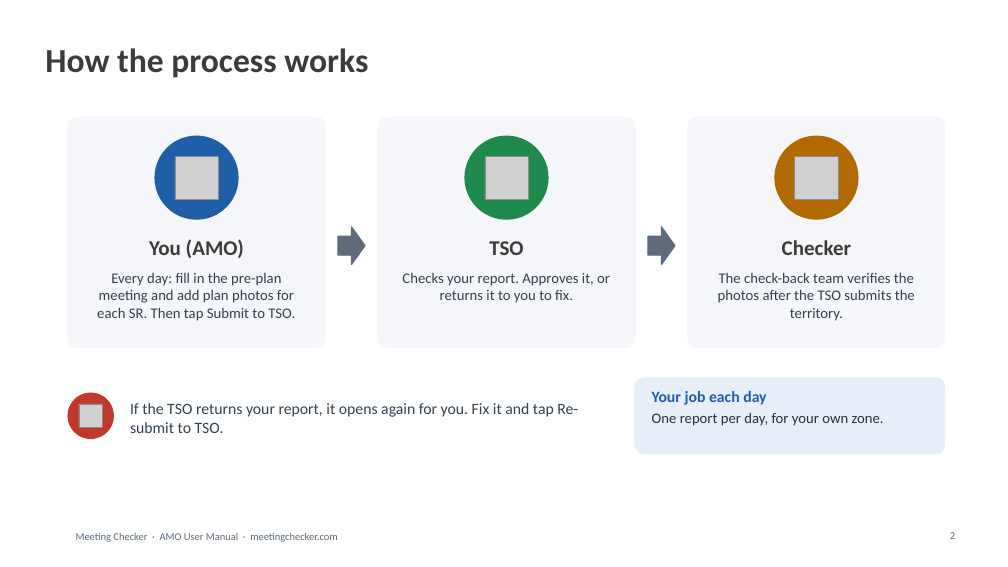
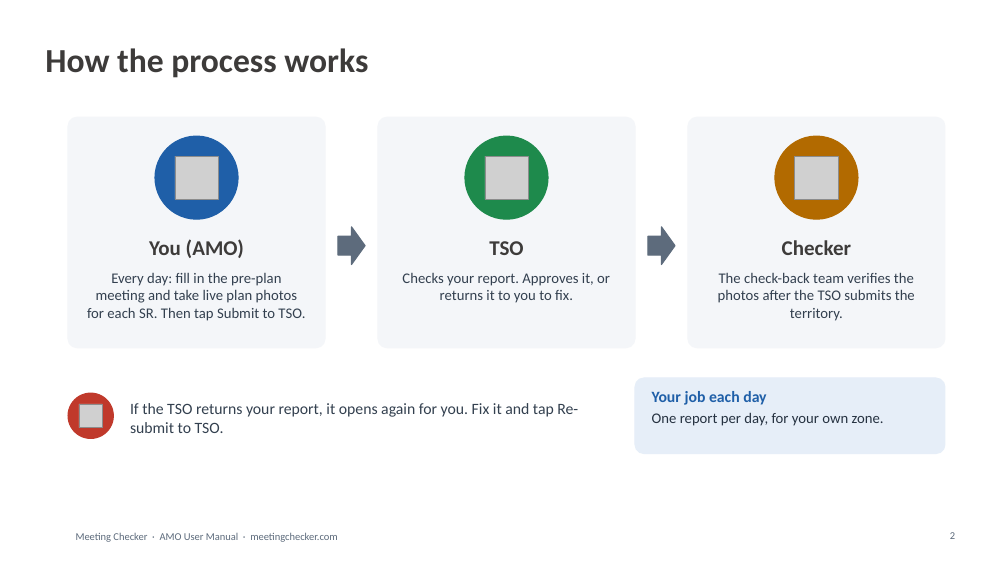
Before and after one commit to asefameerador96-ctrl/Meeting-Checker, a slide deck: slide 2 of docs/user-manuals/Meeting_Checker_AMO_User_Manual.pptx. Drawn at 1008x567 pixels with LibreOffice and Linux fonts; fonts in the diff are those of the drawing; grey boxes stand for pictures; background and template pictures are left out. Boxes give left, top, right and bottom in pixels: in the first picture for what was removed or moved away, otherwise in the second. Text is boxed around its words. In the diff, an @@ line names an element or a change of style, - is before the commit and + after.

```diff
--- a/docs/user-manuals/Meeting_Checker_AMO_User_Manual.pptx
+++ b/docs/user-manuals/Meeting_Checker_AMO_User_Manual.pptx
@@ text at [87,272,305,321]: text changed @@
-Every day: fill in the pre-plan meeting and add plan photos for each SR. Then tap Submit to TSO.
+Every day: fill in the pre-plan meeting and take live plan photos for each SR. Then tap Submit to TSO.
```
Also in this commit, not shown: 10 other slides changed, 4 slides added, 2 slides removed, 24 other files.
